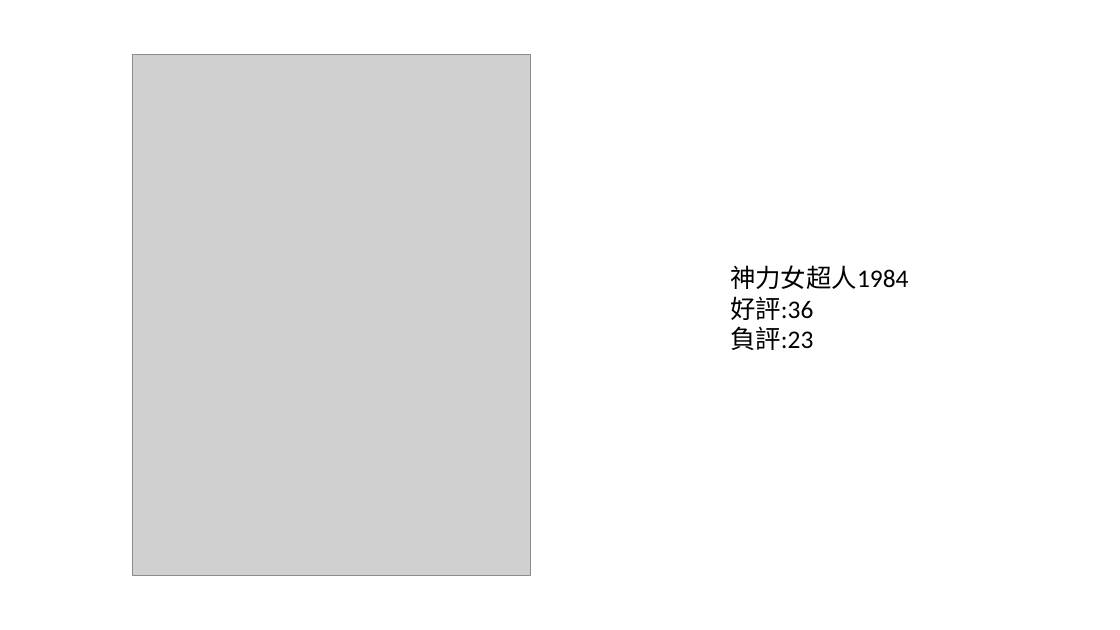
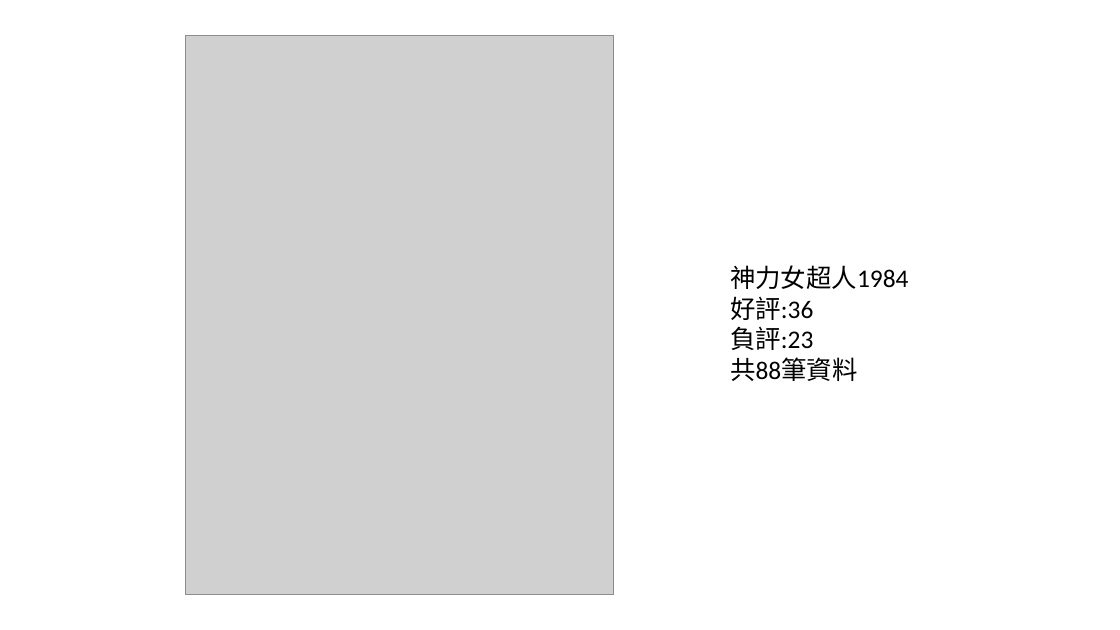
Before and after one commit to PeterWolf-tw/NTNU_TextProcessing_2020, a slide deck: slide 10 of week14/potato.pptx. Drawn at 1120x630 pixels with LibreOffice and Linux fonts; fonts in the diff are those of the drawing; grey boxes stand for pictures; background and template pictures are left out. Boxes give left, top, right and bottom in pixels: in the first picture for what was removed or moved away, otherwise in the second. Text is boxed around its words. In the diff, an @@ line names an element or a change of style, - is before the commit and + after.

```diff
--- a/week14/potato.pptx
+++ b/week14/potato.pptx
@@ picture: place and size @@
-picture at bbox=[132, 55, 531, 576]
+picture at bbox=[186, 36, 614, 596]
@@ text at bbox=[730, 357, 857, 381]: paragraph added @@
+共88筆資料
```
